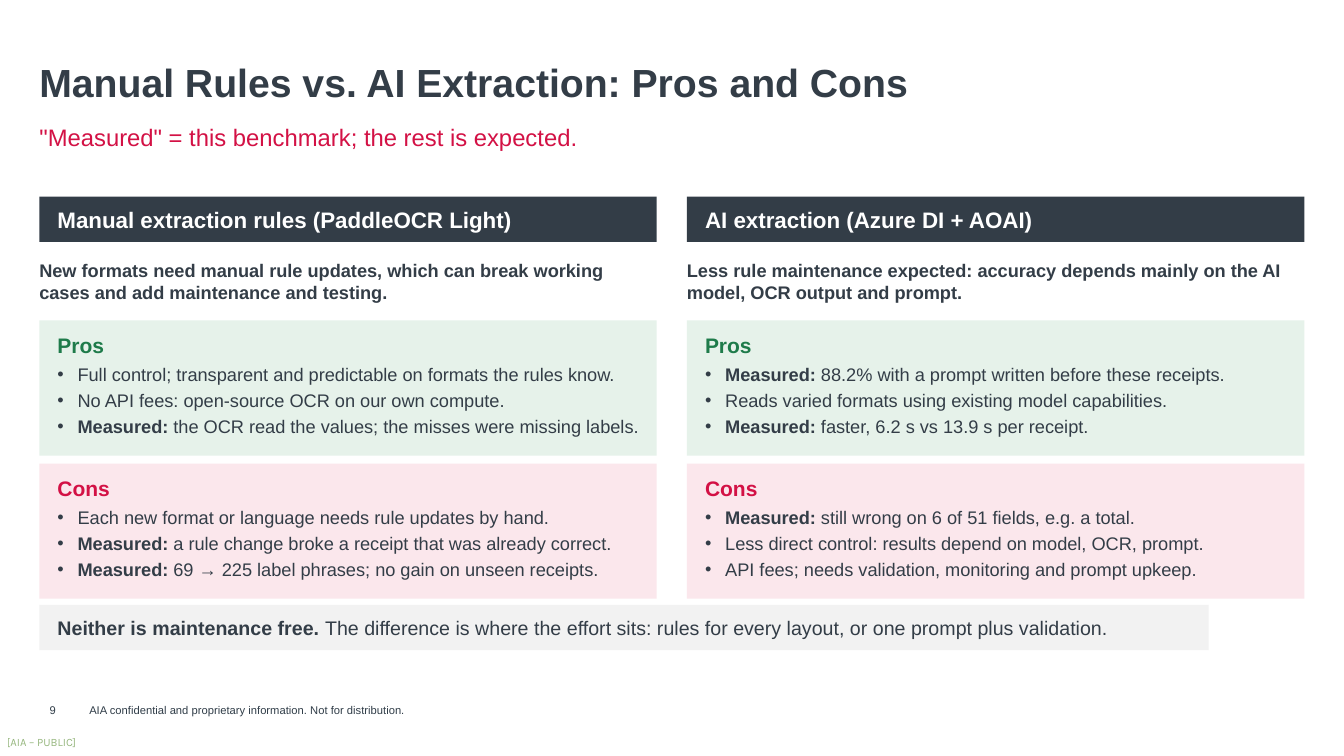
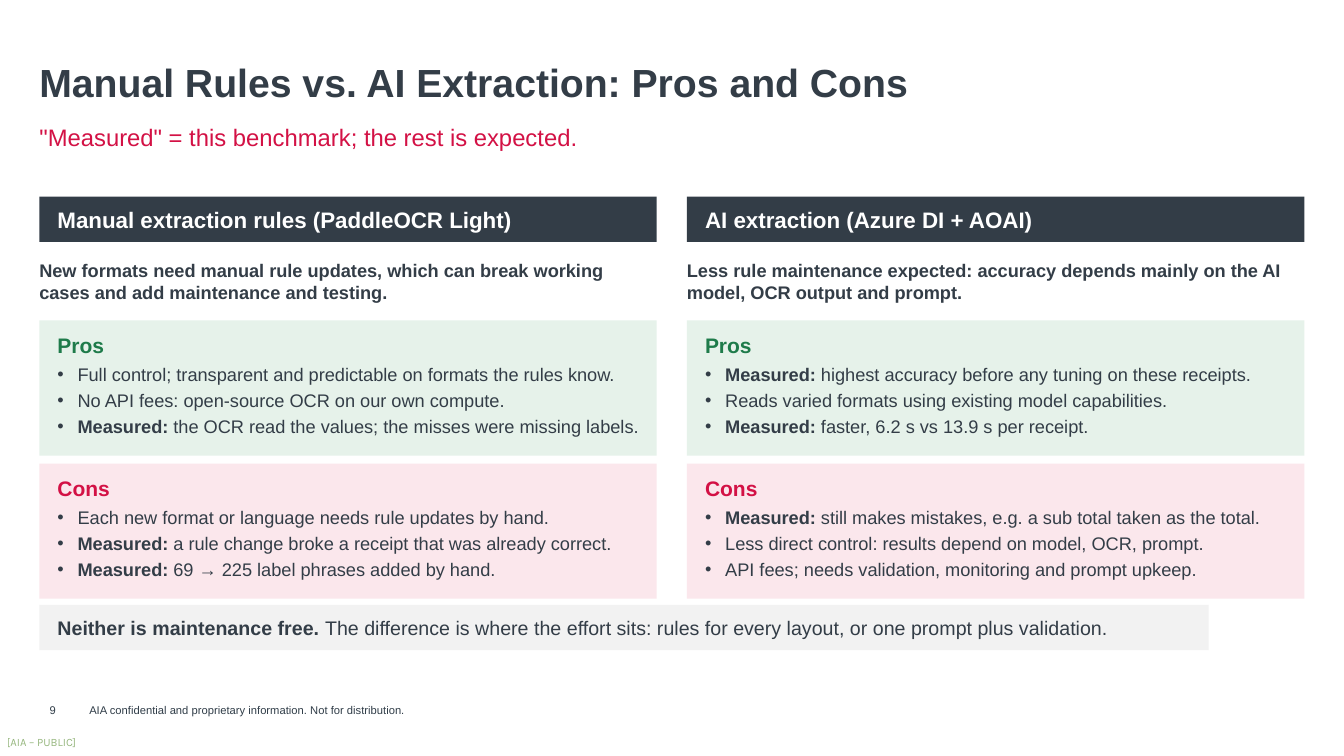
Before and after one commit to harrysokool/playground, a slide deck: slide 9 of ppt/ocr_benchmark/current/OCR_Benchmark_V3.pptx. Drawn at 1344x756 pixels with LibreOffice and Linux fonts; fonts in the diff are those of the drawing; background and template pictures are left out. Boxes give left, top, right and bottom in pixels: in the first picture for what was removed or moved away, otherwise in the second. Text is boxed around its words. In the diff, an @@ line names an element or a change of style, - is before the commit and + after.

```diff
--- a/ppt/ocr_benchmark/current/OCR_Benchmark_V3.pptx
+++ b/ppt/ocr_benchmark/current/OCR_Benchmark_V3.pptx
@@ text in rectangle at box(725, 368, 1251, 385): text changed @@
-• Measured: 88.2% with a prompt written before these receipts.
+• Measured: highest accuracy before any tuning on these receipts.
@@ text in rectangle at box(725, 510, 1260, 528): text changed @@
-• Measured: still wrong on 6 of 51 fields, e.g. a total.
+• Measured: still makes mistakes, e.g. a sub total taken as the total.
@@ text in rectangle at box(78, 562, 495, 580): text changed @@
-• Measured: 69 → 225 label phrases; no gain on unseen receipts.
+• Measured: 69 → 225 label phrases added by hand.
```
Also in this commit, not shown: 4 other slides changed, 1 slide added, 1 slide removed, 13 other files.
